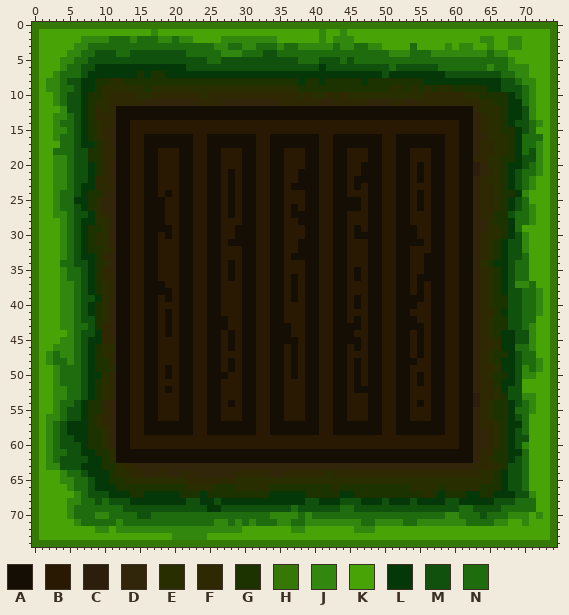
Two states of a sprite sheet, assets/block/plugged-hole.png. The picture above was drawn from the file before the commit.
The file is 75x75 pixels. Colours within 5 levels of each other are drawn and written as one.
Palette (. is transparent): A #150e05  B #291902  C #2b1e0c  D #31250a  E #282e00  F #2e2902  G #1c3300  H #357806  J #32870e  K #47a306  L #043808  M #0f510d  N #1f6c0f
After:
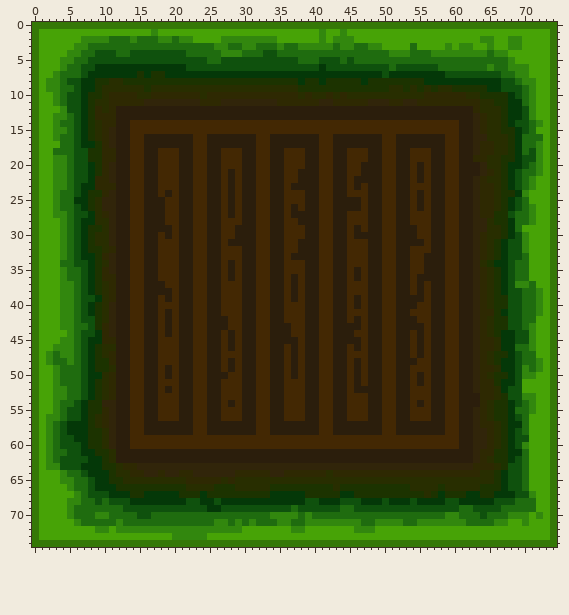
Diff:
colour B: #291902 -> #432803
Changed rows in their new state; - is a pixel that keeps its letter.
first column x 12:
12 CCCCCCCCCCCCCCCCCCCCCCCCCCCCCCCCCCCCCCCCCCCCCCCCCCC
13 CCCCCCCCCCCCCCCCCCCCCCCCCCCCCCCCCCCCCCCCCCCCCCCCCCC
14 CC-----------------------------------------------CC
15 CC-----------------------------------------------CC
16 CC--CCCCCCC--CCCCCCC--CCCCCCC--CCCCCCC--CCCCCCC--CC
17 CC--CCCCCCC--CCCCCCC--CCCCCCC--CCCCCCC--CCCCCCC--CC
18 CC--CC---CC--CC---CC--CC---CC--CC---CC--CC---CC--CC
19 CC--CC---CC--CC---CC--CC---CC--CC---CC--CC---CC--CC
20 CC--CC---CC--CC---CC--CC---CC--CC--CCC--CC-C-CC--CC
21 CC--CC---CC--CC-C-CC--CC--CCC--CC--CCC--CC-C-CC--CC
22 CC--CC---CC--CC-C-CC--CC--CCC--CC-CCCC--CC-C-CC--CC
23 CC--CC---CC--CC-C-CC--CC-CCCC--CC-C-CC--CC---CC--CC
24 CC--CC-C-CC--CC-C-CC--CC---CC--CC---CC--CC-C-CC--CC
25 CC--CCC--CC--CC-C-CC--CC---CC--CCCC-CC--CC-C-CC--CC
26 CC--CCC--CC--CC-C-CC--CC-C-CC--CCCC-CC--CC-C-CC--CC
27 CC--CCC--CC--CC-C-CC--CC-CCCC--CC---CC--CC---CC--CC
28 CC--CCC--CC--CC---CC--CC--CCC--CC---CC--CC---CC--CC
29 CC--CCCC-CC--CC--CCC--CC---CC--CC-C-CC--CCC--CC--CC
30 CC--CC-C-CC--CC--CCC--CC---CC--CC-CCCC--CCC--CC--CC
31 CC--CC---CC--CC-CCCC--CC--CCC--CC---CC--CCCC-CC--CC
32 CC--CC---CC--CC---CC--CC--CCC--CC---CC--CC---CC--CC
33 CC--CC---CC--CC---CC--CC-CCCC--CC---CC--CC--CCC--CC
34 CC--CC---CC--CC-C-CC--CC---CC--CC---CC--CC--CCC--CC
35 CC--CC---CC--CC-C-CC--CC---CC--CC-C-CC--CC--CCC--CC
36 CC--CC---CC--CC-C-CC--CC-C-CC--CC-C-CC--CC-CCCC--CC
37 CC--CCC--CC--CC---CC--CC-C-CC--CC---CC--CC-C-CC--CC
38 CC--CCCC-CC--CC---CC--CC-C-CC--CC---CC--CC-C-CC--CC
39 CC--CC-C-CC--CC---CC--CC-C-CC--CC-C-CC--CCCC-CC--CC
40 CC--CC---CC--CC---CC--CC---CC--CC-C-CC--CCC--CC--CC
41 CC--CC-C-CC--CC---CC--CC---CC--CC---CC--CC---CC--CC
42 CC--CC-C-CC--CCC--CC--CC---CC--CC-C-CC--CCC--CC--CC
43 CC--CC-C-CC--CCC--CC--CCC--CC--CCCC-CC--CCCC-CC--CC
44 CC--CC-C-CC--CC-C-CC--CCC--CC--CCC--CC--CC-C-CC--CC
45 CC--CC---CC--CC-C-CC--CCCC-CC--CCCC-CC--CC-C-CC--CC
46 CC--CC---CC--CC-C-CC--CC-C-CC--CC-C-CC--CC-C-CC--CC
47 CC--CC---CC--CC---CC--CC-C-CC--CC---CC--CC-C-CC--CC
48 CC--CC---CC--CC-C-CC--CC-C-CC--CC-C-CC--CCC--CC--CC
49 CC--CC-C-CC--CC-C-CC--CC-C-CC--CC-C-CC--CC---CC--CC
50 CC--CC-C-CC--CCC--CC--CC-C-CC--CC-C-CC--CC-C-CC--CC
51 CC--CC---CC--CC---CC--CC---CC--CC-C-CC--CC-C-CC--CC
52 CC--CC-C-CC--CC---CC--CC---CC--CC-CCCC--CC---CC--CC
53 CC--CC---CC--CC---CC--CC---CC--CC---CC--CC---CC--CC
54 CC--CC---CC--CC-C-CC--CC---CC--CC---CC--CC-C-CC--CC
55 CC--CC---CC--CC---CC--CC---CC--CC---CC--CC---CC--CC
56 CC--CC---CC--CC---CC--CC---CC--CC---CC--CC---CC--CC
57 CC--CCCCCCC--CCCCCCC--CCCCCCC--CCCCCCC--CCCCCCC--CC
58 CC--CCCCCCC--CCCCCCC--CCCCCCC--CCCCCCC--CCCCCCC--CC
59 CC-----------------------------------------------CC
60 CC-----------------------------------------------CC
61 CCCCCCCCCCCCCCCCCCCCCCCCCCCCCCCCCCCCCCCCCCCCCCCCCCC
62 CCCCCCCCCCCCCCCCCCCCCCCCCCCCCCCCCCCCCCCCCCCCCCCCCCC
Boxes around the changes in both pictures, in picture pixels (x1, y1, x2, y2):
changed: (116, 106, 473, 463)
